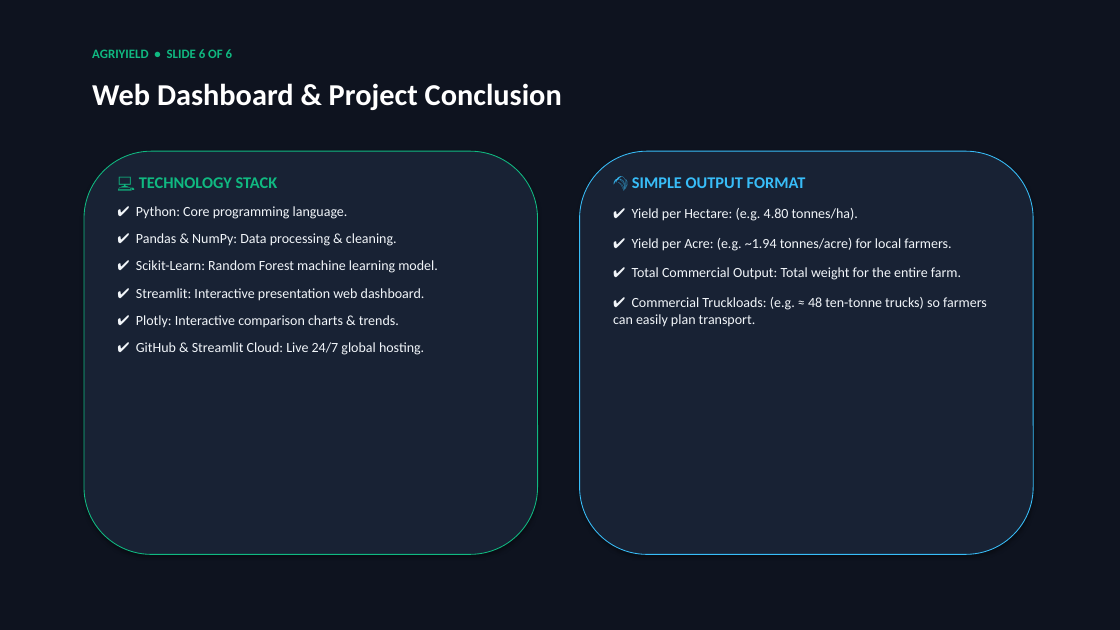
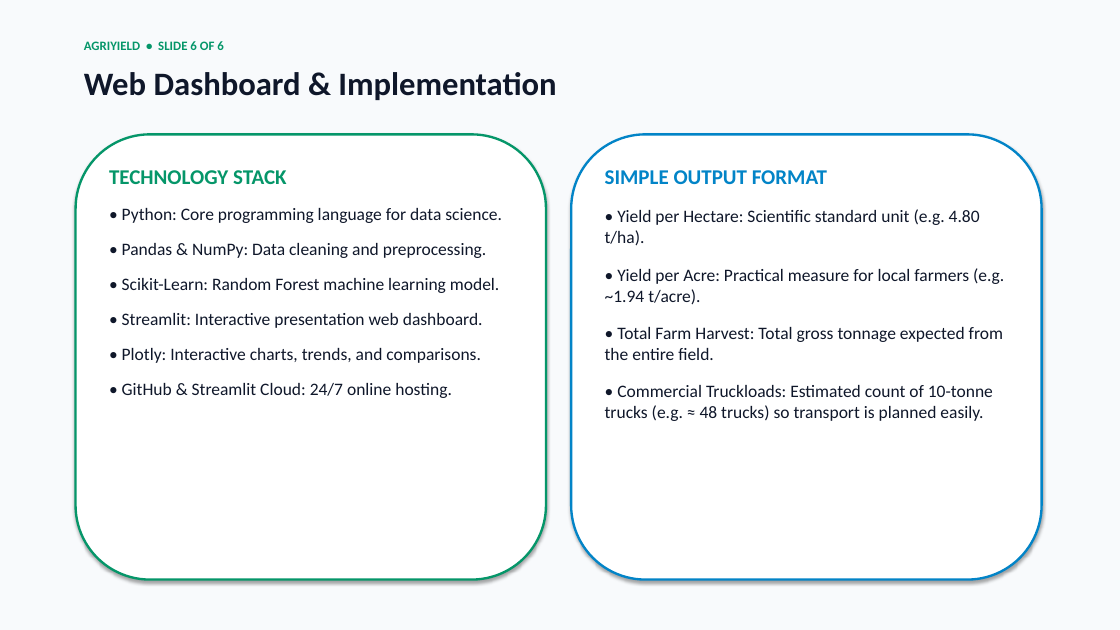
Before and after one commit to deva-2006/AgriYield, a slide deck: slide 6 of AgriYield_Presentation.pptx. Drawn at 1120x630 pixels with LibreOffice and Linux fonts; fonts in the diff are those of the drawing. Boxes give left, top, right and bottom in pixels: in the first picture for what was removed or moved away, otherwise in the second. Text is boxed around its words. In the diff, an @@ line names an element or a change of style, - is before the commit and + after.

Commit message:
Update presentation to clean Light Theme with large fonts and high contrast

```diff
--- a/AgriYield_Presentation.pptx
+++ b/AgriYield_Presentation.pptx
@@ background #0E131F to #F8FAFC @@
@@ text "AGRIYIELD • SLIDE 6 OF ...": place and size @@
-text "AGRIYIELD • SLIDE 6 OF ..." at <box>92,49,232,58</box>
+text "AGRIYIELD • SLIDE 6 OF ..." at <box>84,41,223,50</box>
@@ text "AGRIYIELD • SLIDE 6 OF ..." at <box>84,41,223,50</box>: text colour #10B981 to #059669 @@
@@ text at <box>84,72,556,100</box>: text changed; size 26 to 28 pt; text colour #FFFFFF to #0F172A @@
-Web Dashboard & Project Conclusion
+Web Dashboard & Implementation
@@ rounded rectangle: place and size @@
-rounded rectangle at <box>84,151,538,555</box>
+rounded rectangle at <box>76,134,546,580</box>
@@ rounded rectangle at <box>76,134,546,580</box>: fill #182234 to #FFFFFF; outline #10B981 0.75 pt to #059669 2 pt @@
@@ rounded rectangle: place and size @@
-rounded rectangle at <box>580,151,1033,555</box>
+rounded rectangle at <box>571,134,1042,580</box>
@@ rounded rectangle at <box>571,134,1042,580</box>: fill #182234 to #FFFFFF; outline #38BDF8 0.75 pt to #0284C7 2 pt @@
@@ text at <box>109,170,502,398</box>: text changed; size 12 to 15 pt; text colour #F1F5F9 to #0F172A @@
-💻 TECHNOLOGY STACK
-✔ Python: Core programming language.
-✔ Pandas & NumPy: Data processing & cleaning.
-✔ Scikit-Learn: Random Forest machine learning model.
-✔ Streamlit: Interactive presentation web dashboard.
-✔ Plotly: Interactive comparison charts & trends.
-✔ GitHub & Streamlit Cloud: Live 24/7 global hosting.
+TECHNOLOGY STACK
+• Python: Core programming language for data science.
+• Pandas & NumPy: Data cleaning and preprocessing.
+• Scikit-Learn: Random Forest machine learning model.
+• Streamlit: Interactive presentation web dashboard.
+• Plotly: Interactive charts, trends, and comparisons.
+• GitHub & Streamlit Cloud: 24/7 online hosting.
@@ text at <box>605,170,1004,421</box>: text changed; size 12 to 15 pt; text colour #F1F5F9 to #0F172A @@
-🌾 SIMPLE OUTPUT FORMAT
-✔ Yield per Hectare: (e.g. 4.80 tonnes/ha).
-✔ Yield per Acre: (e.g. ~1.94 tonnes/acre) for local farmers.
-✔ Total Commercial Output: Total weight for the entire farm.
-✔ Commercial Truckloads: (e.g. ≈ 48 ten-tonne trucks) so farmers can easily plan transport.
+SIMPLE OUTPUT FORMAT
+• Yield per Hectare: Scientific standard unit (e.g. 4.80 t/ha).
+• Yield per Acre: Practical measure for local farmers (e.g. ~1.94 t/acre).
+• Total Farm Harvest: Total gross tonnage expected from the entire field.
+• Commercial Truckloads: Estimated count of 10-tonne trucks (e.g. ≈ 48 trucks) so transport is planned easily.
```
Also in this commit, not shown: 5 other slides changed, 1 other file.
